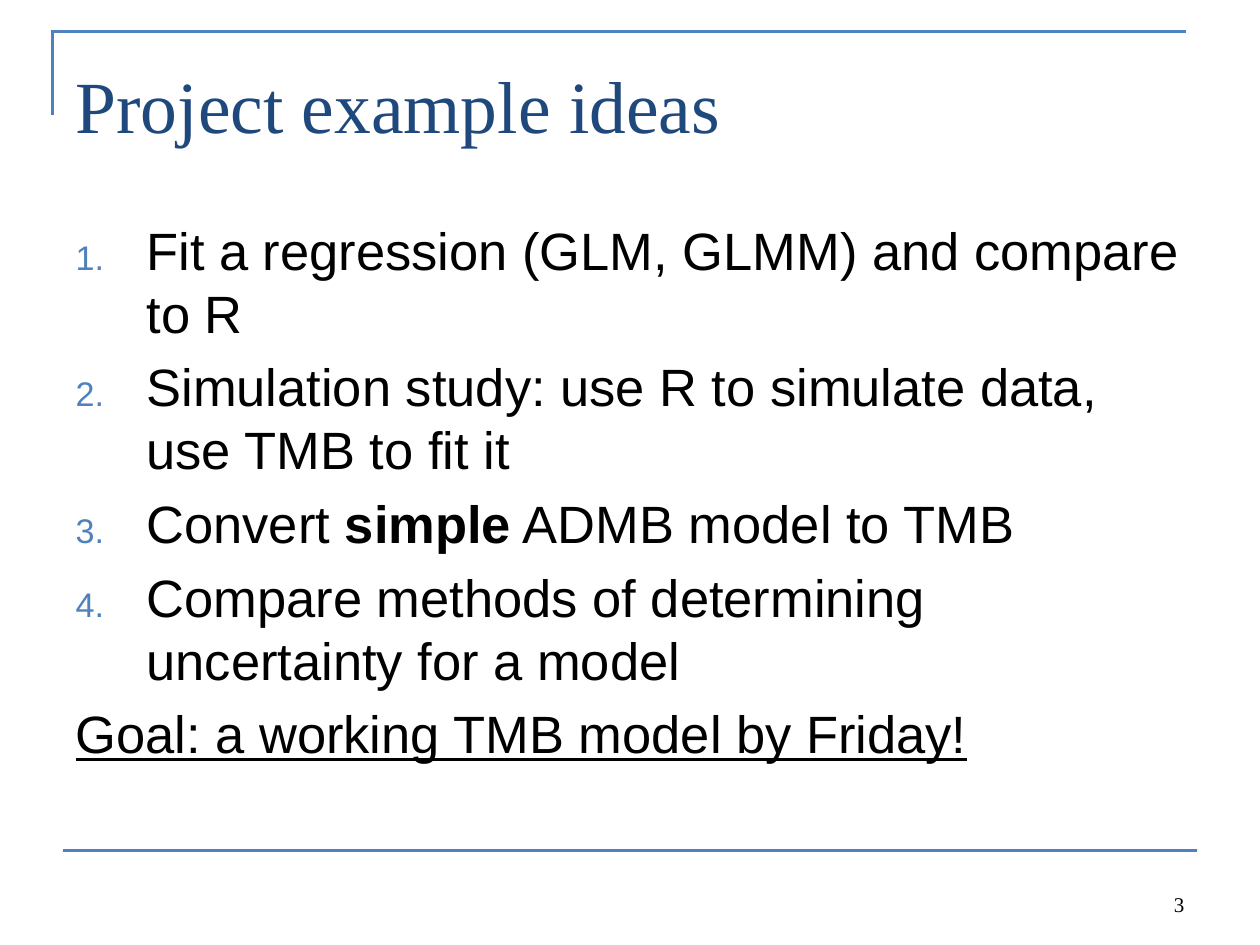
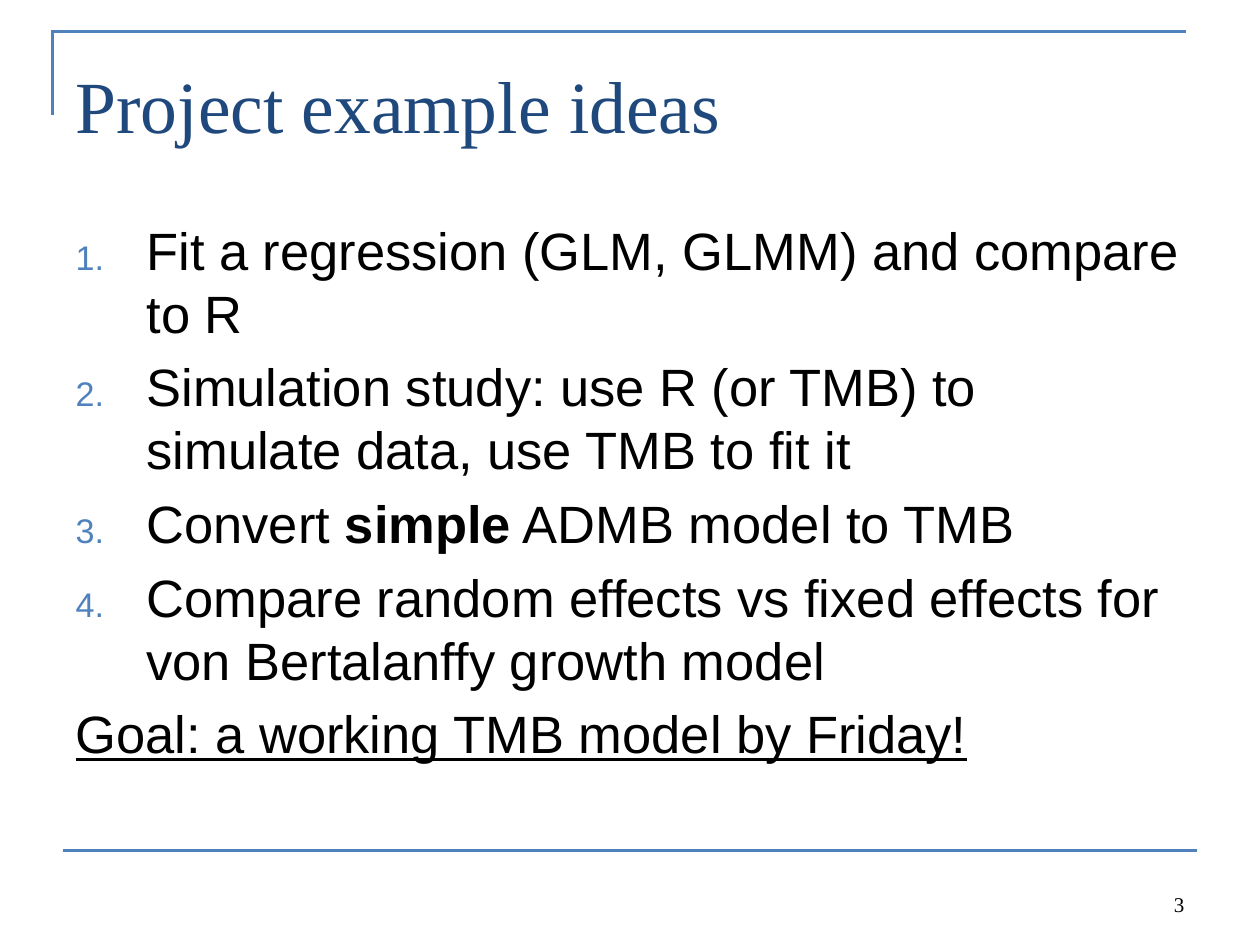
Before and after one commit to Cole-Monnahan-NOAA/tmb_workshop, a slide deck: slide 3 of day1/project_description_eng.pptx. Drawn at 1260x945 pixels with LibreOffice and Linux fonts; fonts in the diff are those of the drawing. Boxes give left, top, right and bottom in pixels: in the first picture for what was removed or moved away, otherwise in the second. Text is boxed around its words. In the diff, an @@ line names an element or a change of style, - is before the commit and + after.

Commit message:
Update project description

```diff
--- a/day1/project_description_eng.pptx
+++ b/day1/project_description_eng.pptx
@@ text at [146, 368, 976, 476]: text changed @@
-2. Simulation study: use R to simulate data, use TMB to fit it
+2. Simulation study: use R (or TMB) to simulate data, use TMB to fit it
@@ text at [146, 579, 1159, 691]: text changed @@
-4. Compare methods of determining uncertainty for a model
+4. Compare random effects vs fixed effects for von Bertalanffy growth model
```
Also in this commit, not shown: 2 other slides changed.
